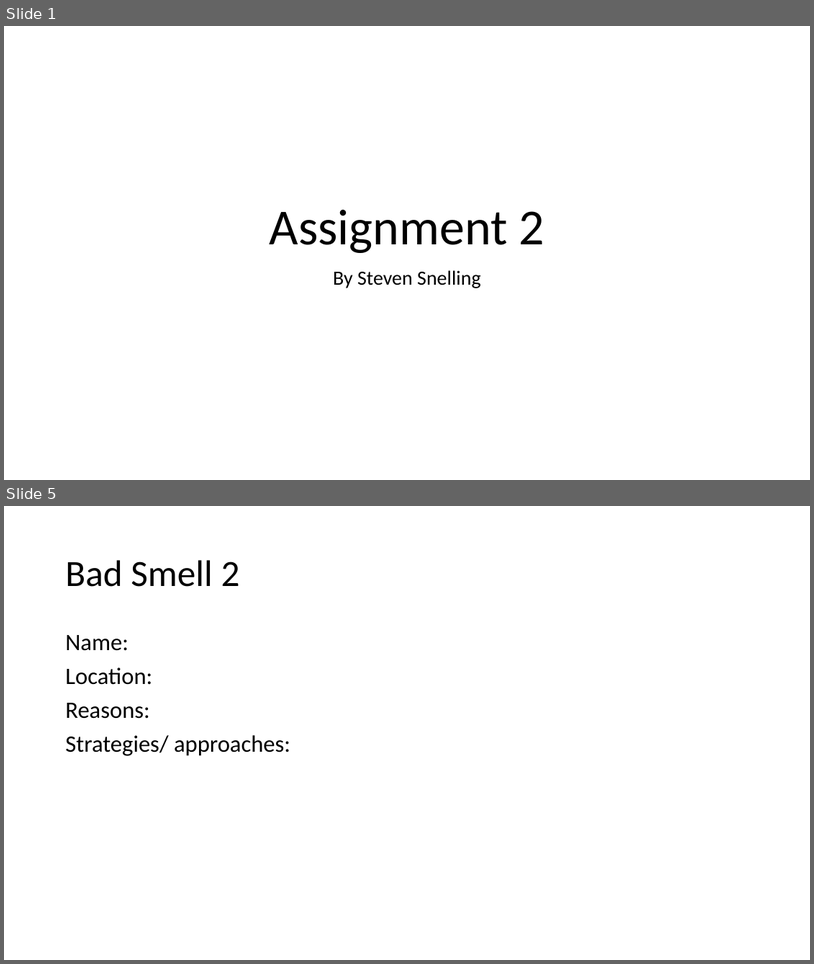
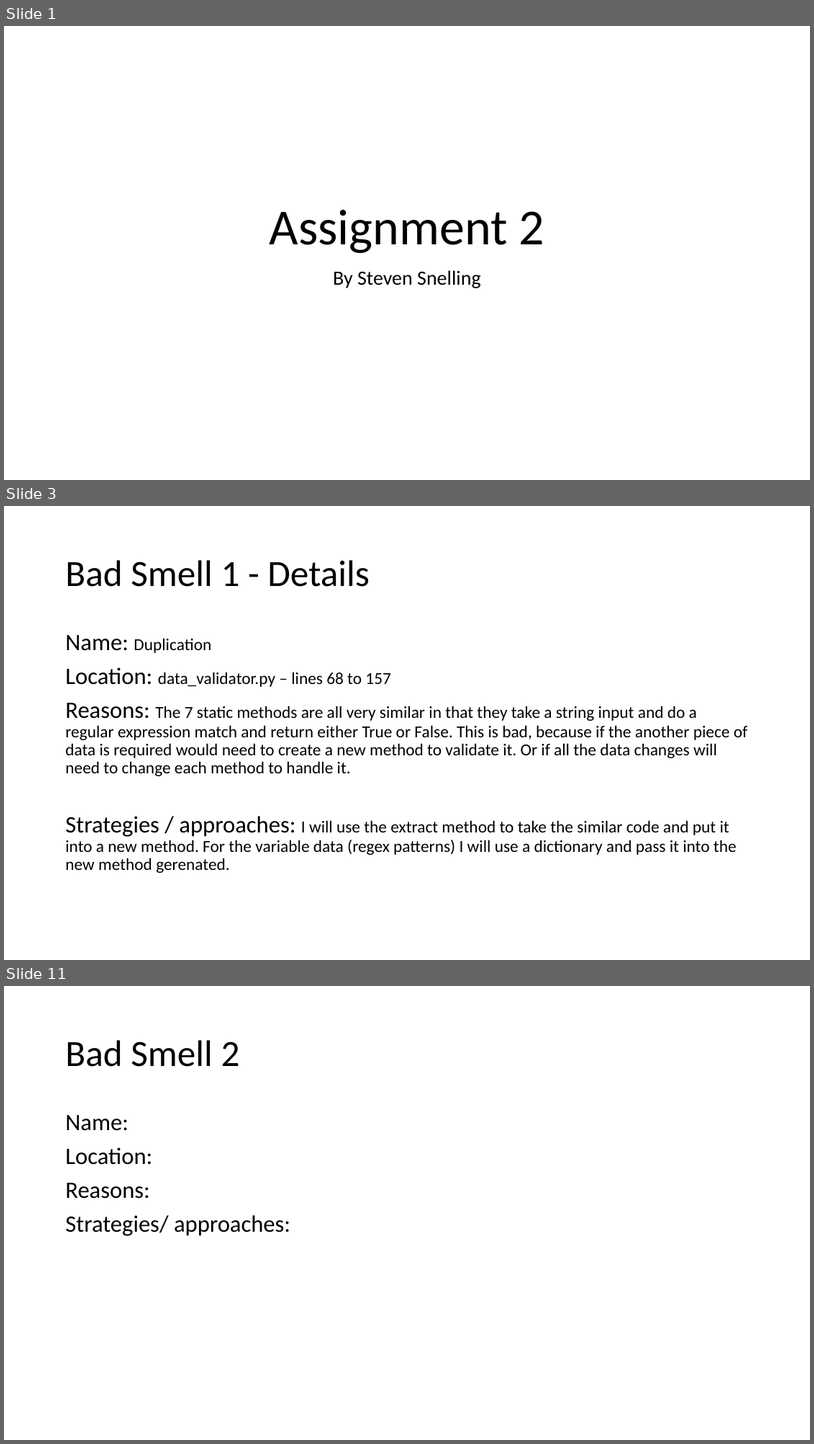
Before and after one commit to steven-snelling/PR301-Assignment_2, a slide deck: bad_smells.pptx. Shown one above the other, each under a label of ours: slides 1 and 5 before the commit, slides 1, 3 and 11 after it; the slides between them are not shown. The pictures are 814x964 and 814x1444 pixels, drawn with LibreOffice and Linux fonts; fonts in the diff are those of the drawing. Boxes give left, top, right and bottom in pixels: in the first picture for what was removed or moved away, otherwise in the second. Text is boxed around its words. In the diff, an @@ line names an element or a change of style, - is before the commit and + after.

```diff
--- a/bad_smells.pptx
+++ b/bad_smells.pptx
@@ slide 3 added at bbox=[4, 506, 810, 960], background #FFFFFF @@
@@ title added at bbox=[65, 560, 370, 587], 44 pt, text #000000 @@
+Bad Smell 1 - Details
@@ text added at bbox=[65, 635, 748, 872], 20 pt, text #000000 @@
+Name: Duplication
+Location: data_validator.py – lines 68 to 157
+Reasons: The 7 static methods are all very similar in that they take a string input and do a regular expression match and return either True or False. This is bad, because if the another piece of data is required would need to create a new method to validate it. Or if all the data changes will need to change each method to handle it.
+Strategies / approaches: I will use the extract method to take the similar code and put it into a new method. For the variable data (regex patterns) I will use a dictionary and pass it into the new method gerenated.
@@ what was slide 5 is now slide 11 @@
```
Also in this commit, not shown: 3 slides changed, 5 other slides added, 1 other file.
